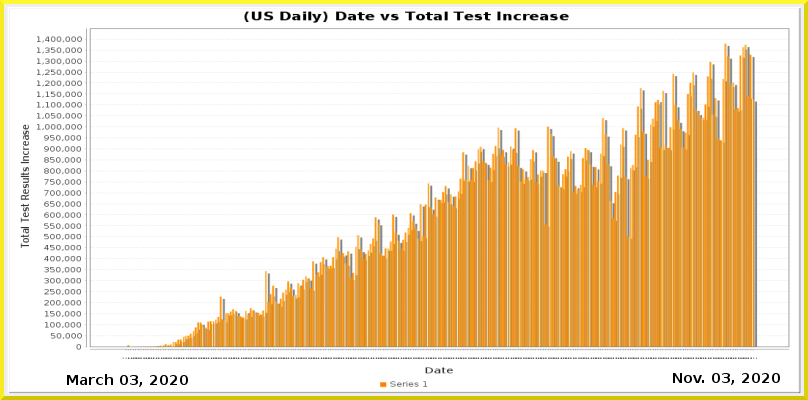
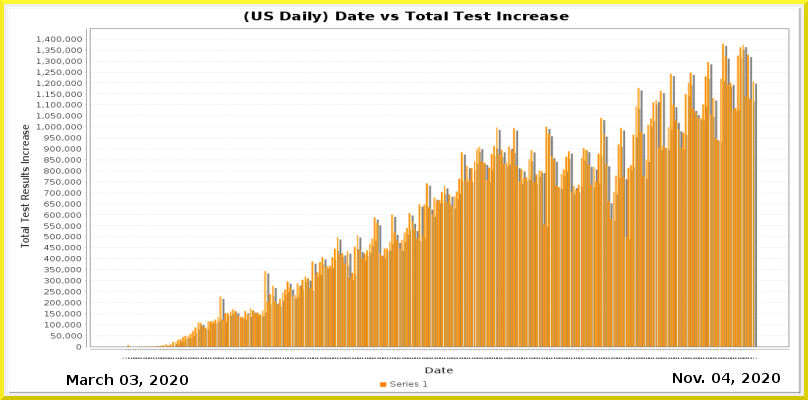
Revision of a layered 808px x 400px image; what changed, layer by layer:
painted on "Current Date" over [722, 373, 730, 383]
painted on "Date_vs_TestIncrease.png" over [142, 43, 758, 359]
